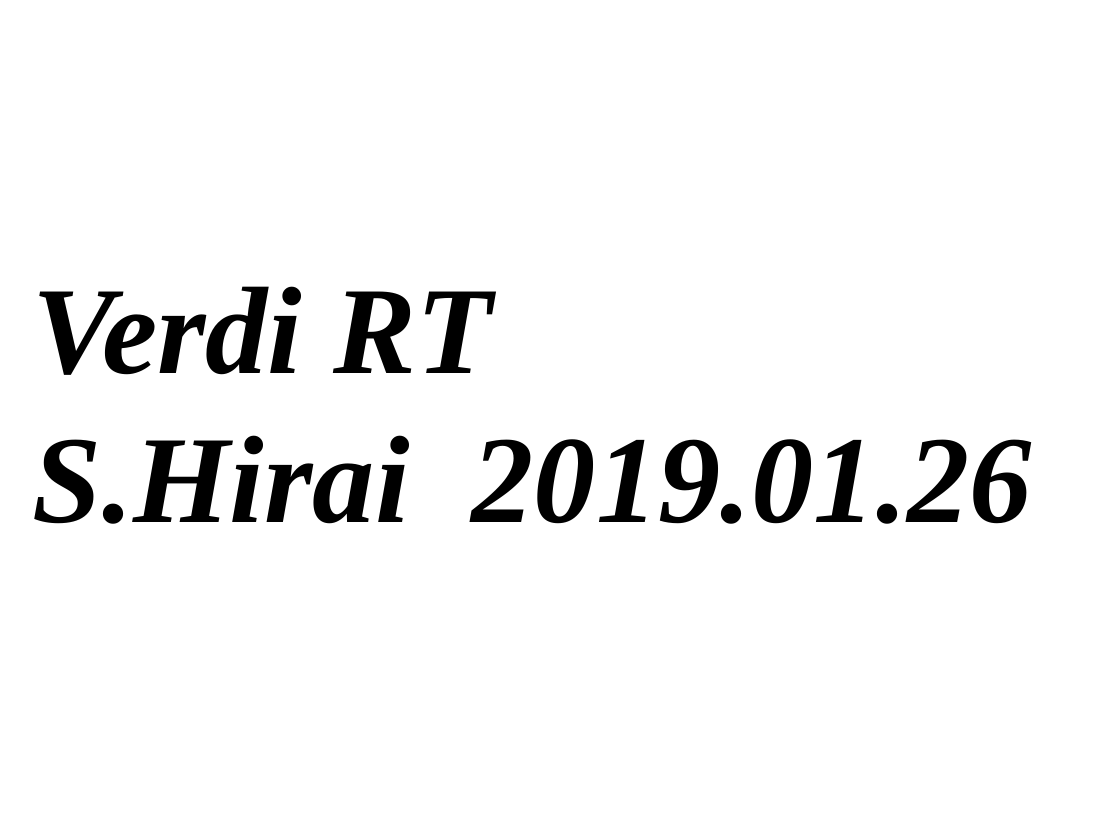
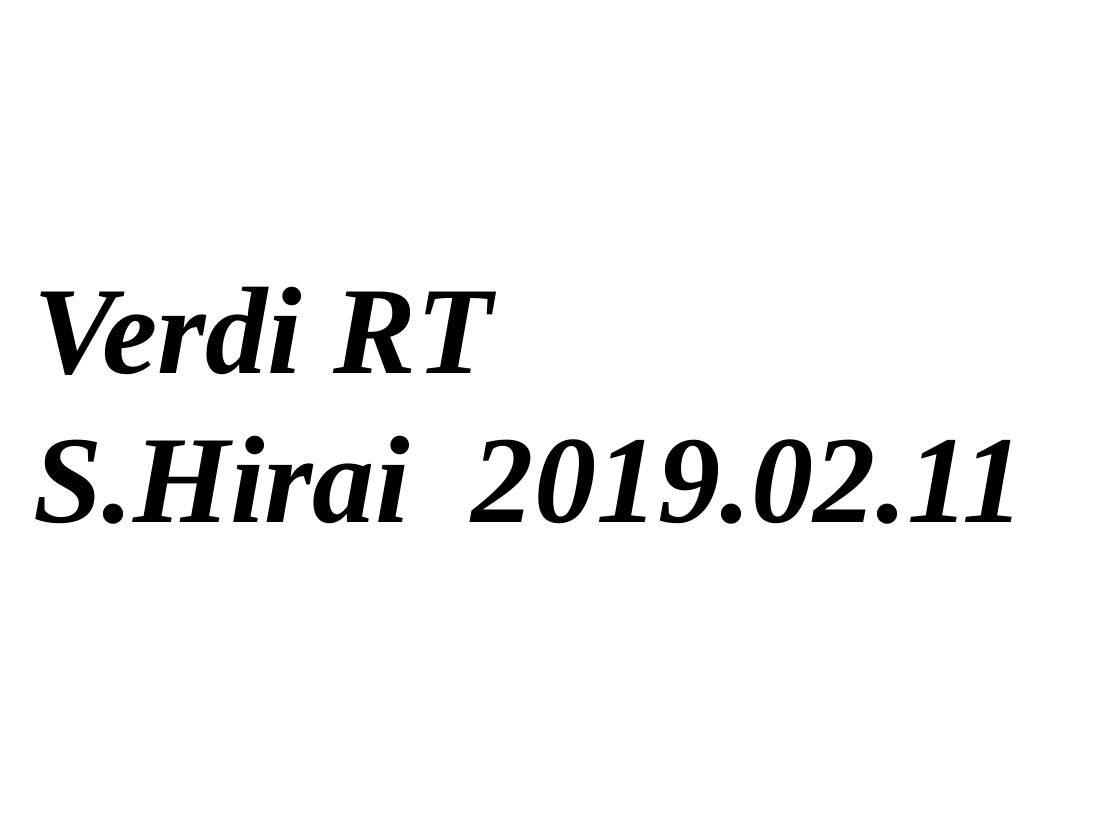
Before and after one commit to penhirai/LinefollowerVerdiRT17_MainPCB, a slide deck: slide 2 of Logo.pptx. Drawn at 1120x840 pixels with LibreOffice and Linux fonts; fonts in the diff are those of the drawing. Boxes give left, top, right and bottom in pixels: in the first picture for what was removed or moved away, otherwise in the second. Text is boxed around its words. In the diff, an @@ line names an element or a change of style, - is before the commit and + after.

```diff
--- a/Logo.pptx
+++ b/Logo.pptx
@@ text at [33,435,1025,524]: text changed @@
-S.Hirai 2019.01.26
+S.Hirai 2019.02.11
```
Also in this commit, not shown: 15 other files.
